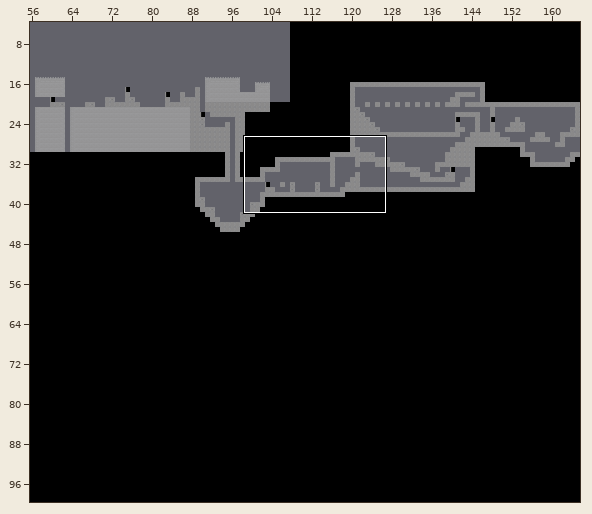
Two versions of a level (Tiled map, map/map05.tmx). The first picture is a wide view before the edit; the outline marks the close-up.
Close-up. First the earlier version:
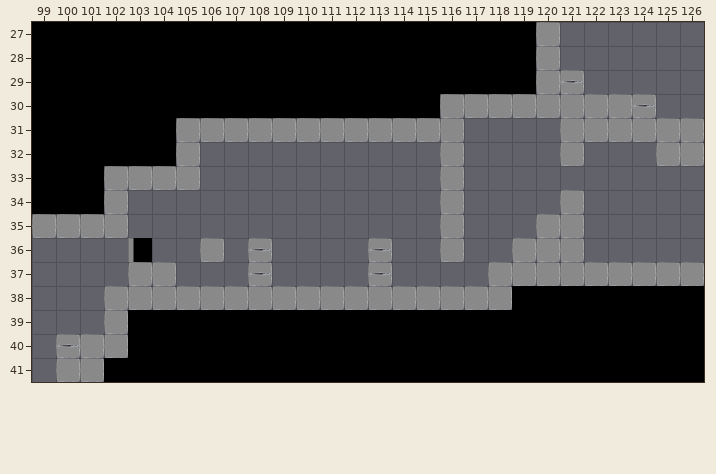
Cells are 70x70 px. Shown: x 99..126, y 27..41. The commit also changed other parts of the map, which this record leaves out.
Once edited:
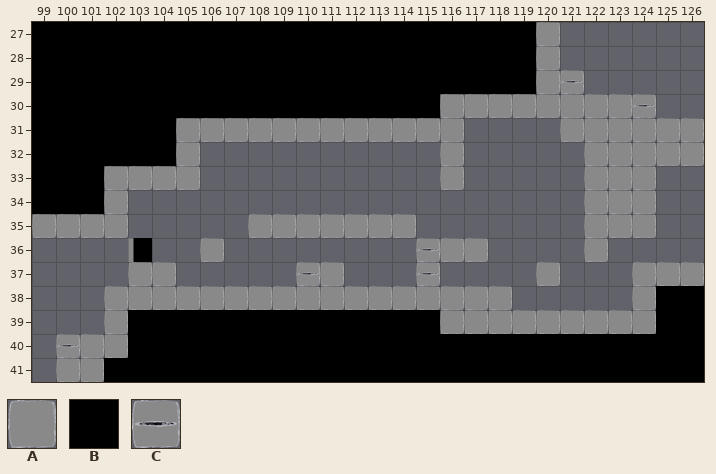
Key: from "blocks": A 4; from "colors": B 4; from "evileye-ani": C 0.
_ is an empty cell.
Objects are placed by their top-left corner, in cells (3,4 is the top-left corner of cell 3,4); size is 1x1 cell unless given.
The exact change:
Layer "Tile Layer 1":
y 32: x 121..124 A___ -> _AAA
y 33: x 122..124 ___ -> AAA
y 34: x 116 A -> _; x 121..124 A___ -> _AAA
y 35: x 108..114 _______ -> AAAAAAA; x 116 A -> _; x 120..124 AA___ -> __AAA
y 36: x 117 _ -> A; x 119..122 AAA_ -> ___A
y 37: x 111 _ -> A; x 118..119 AA -> __; x 121..123 AAA -> ___
y 38: x 119..124 BBBBBB -> _____A
y 39: x 116..124 BBBBBBBBB -> AAAAAAAAA
Layer "Evil Boxes":
changed: C "evilbox" at 108,36 -> C "evilbox" at 115,36
changed: C "evilbox" at 108,37 -> C "evilbox" at 110,37
changed: C "evilbox" at 113,37 -> C "evilbox" at 115,37
removed: C "evilbox" at 113,36
Boxes around the changes in both close-ups, in picture pixels (x1, y1, x2, y2):
changed: (248, 142, 656, 334)
